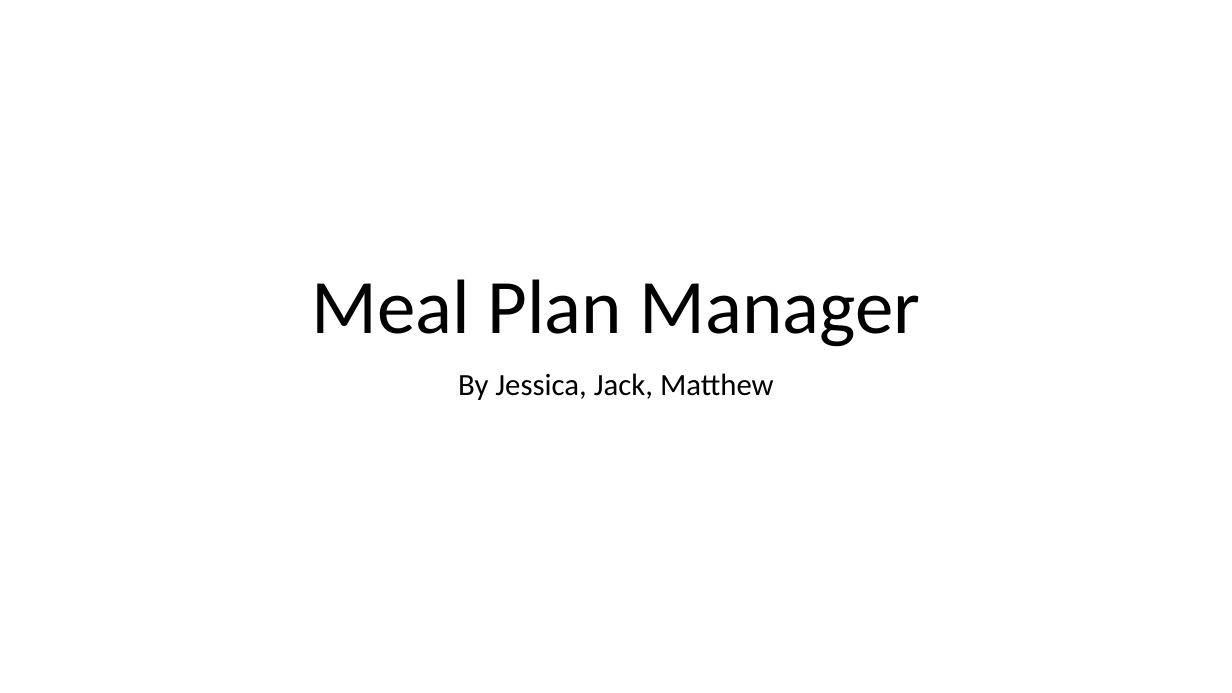
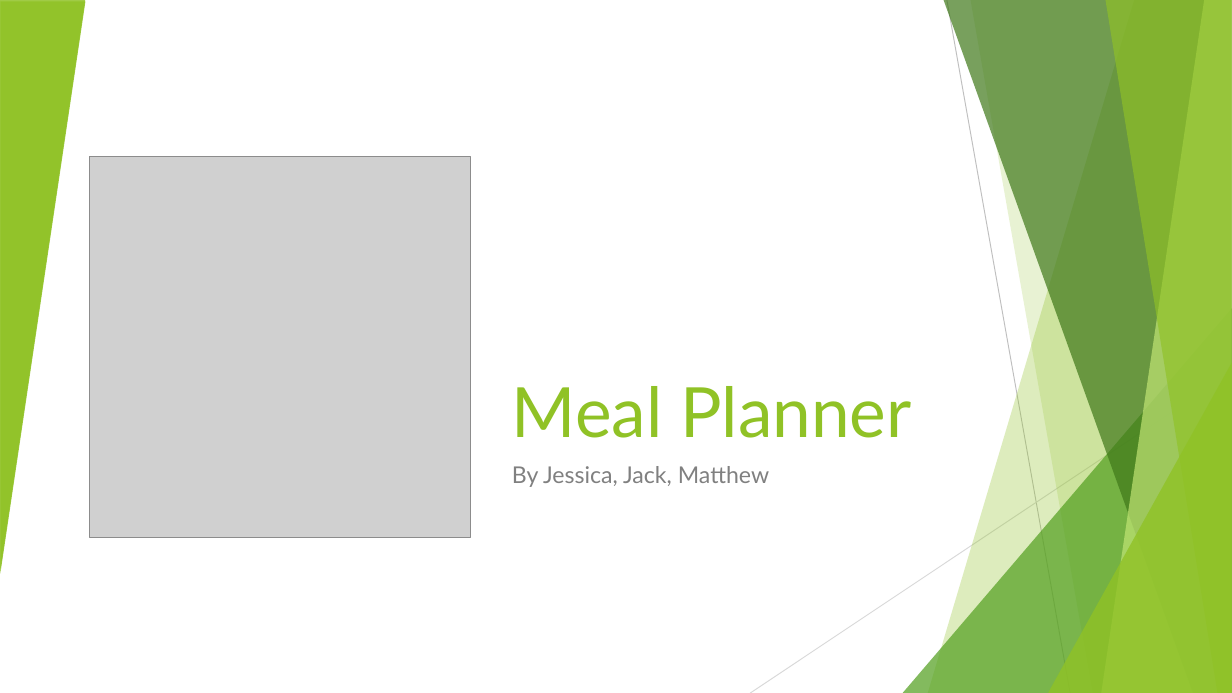
Before and after one commit to johnwhh/CSC545TermProject, a slide deck: slide 1 of csc545Powerpoint.pptx. Drawn at 1232x693 pixels with LibreOffice and Linux fonts; fonts in the diff are those of the drawing; grey boxes stand for pictures. Boxes give left, top, right and bottom in pixels: in the first picture for what was removed or moved away, otherwise in the second. Text is boxed around its words. In the diff, an @@ line names an element or a change of style, - is before the commit and + after.

```diff
--- a/csc545Powerpoint.pptx
+++ b/csc545Powerpoint.pptx
@@ group added at (0, 0, 1232, 693): 5 freeform shapes, 3 triangles, 2 lines @@
@@ triangle added at (0, 1, 85, 574), fill #90C226 at 85% opacity @@
@@ picture added at (90, 157, 470, 538) @@
@@ title at (512, 386, 911, 438): text changed; size 60 to 54 pt; font Calibri to Lato; text colour #000000 to #90C226 @@
-Meal Plan Manager
+Meal Planner
@@ subtitle "By Jessica, Jack, Matthew": place and size @@
-subtitle "By Jessica, Jack, Matthew" at (458, 373, 774, 400)
+subtitle "By Jessica, Jack, Matthew" at (512, 466, 769, 487)
@@ subtitle "By Jessica, Jack, Matthew" at (512, 466, 769, 487): size 24 to 18 pt, font Calibri to Lato, text colour #000000 to #808080; alignment centre to left; line spacing 0.9 to 1 @@
```
Also in this commit, not shown: 6 other slides changed, 2 slides added, 2 slides removed.
